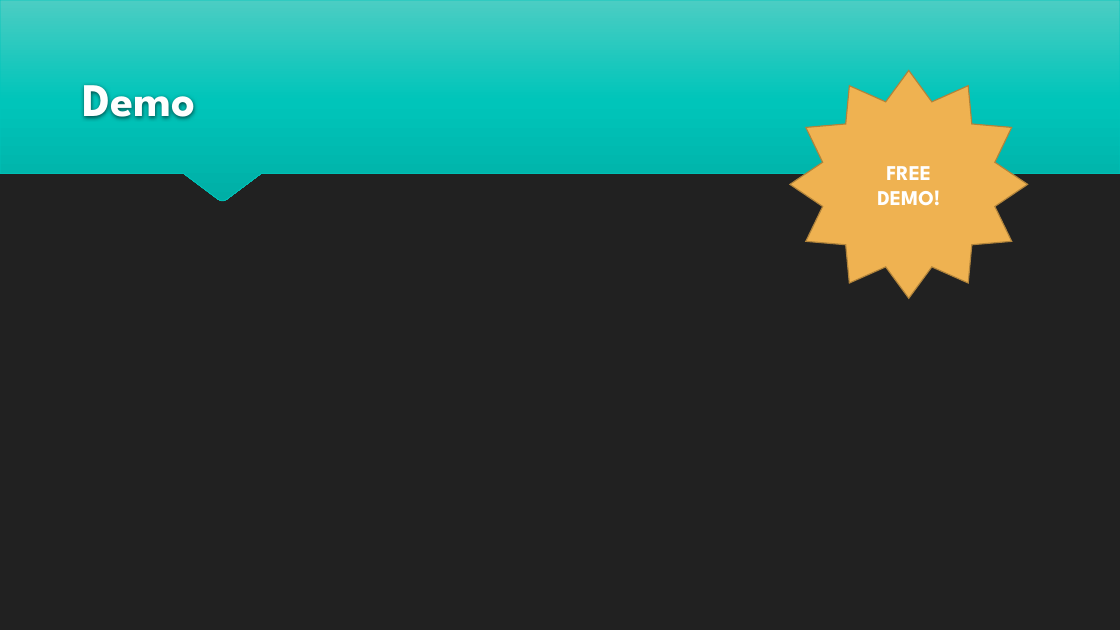
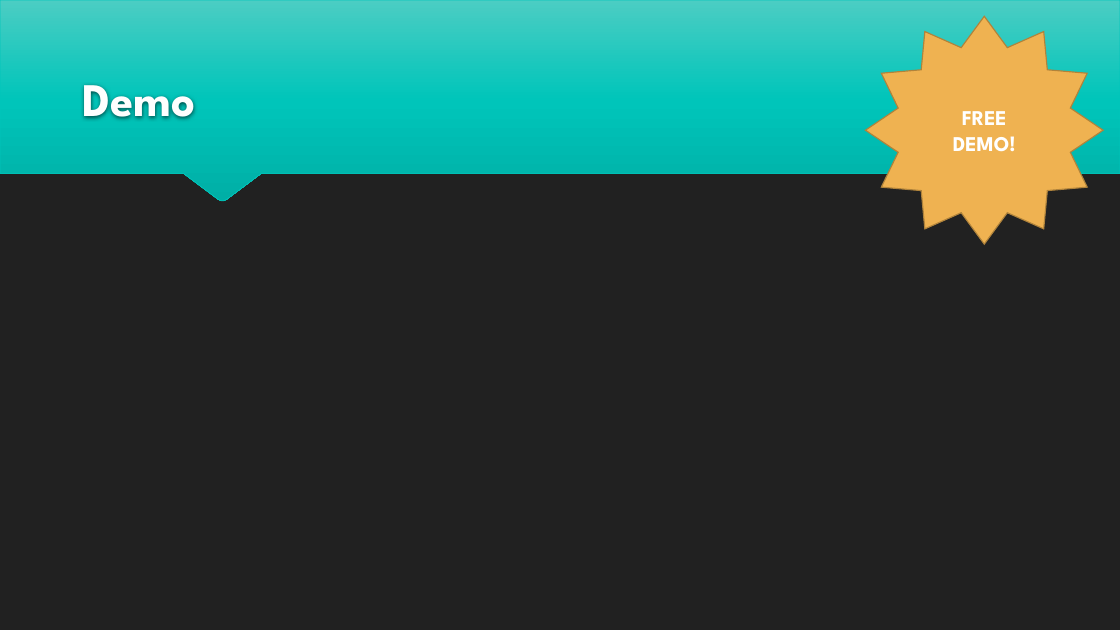
Before and after one commit to benwasd/baernhaeckt18, a slide deck: slide 9 of Foundation Tracker.pptx. Drawn at 1120x630 pixels with LibreOffice and Linux fonts; fonts in the diff are those of the drawing. Boxes give left, top, right and bottom in pixels: in the first picture for what was removed or moved away, otherwise in the second. Text is boxed around its words. In the diff, an @@ line names an element or a change of style, - is before the commit and + after.

```diff
--- a/Foundation Tracker.pptx
+++ b/Foundation Tracker.pptx
@@ star "FREE DEMO!": place and size @@
-star "FREE DEMO!" at [790, 71, 1028, 298]
+star "FREE DEMO!" at [865, 16, 1103, 244]
```
Also in this commit, not shown: 3 other slides changed.
